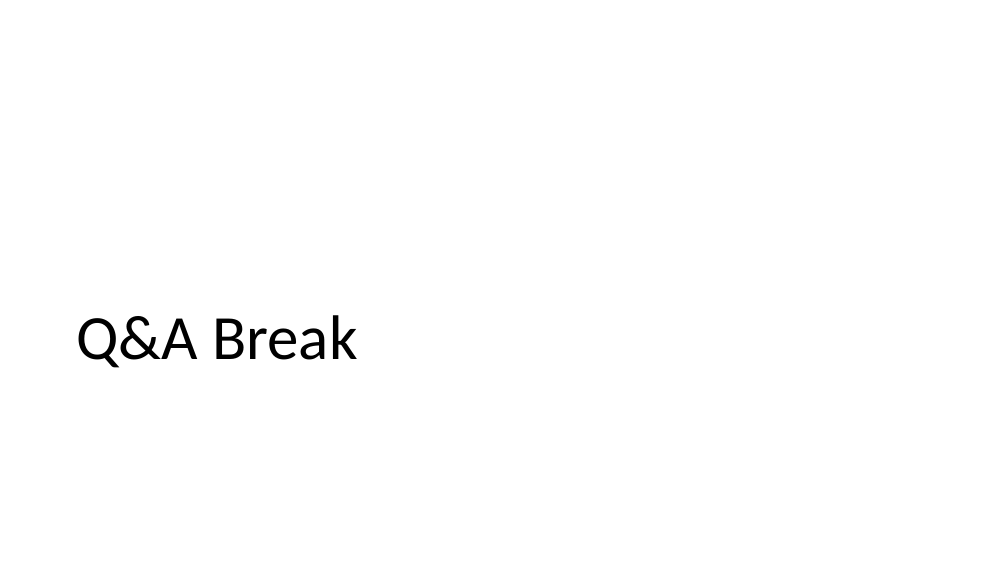
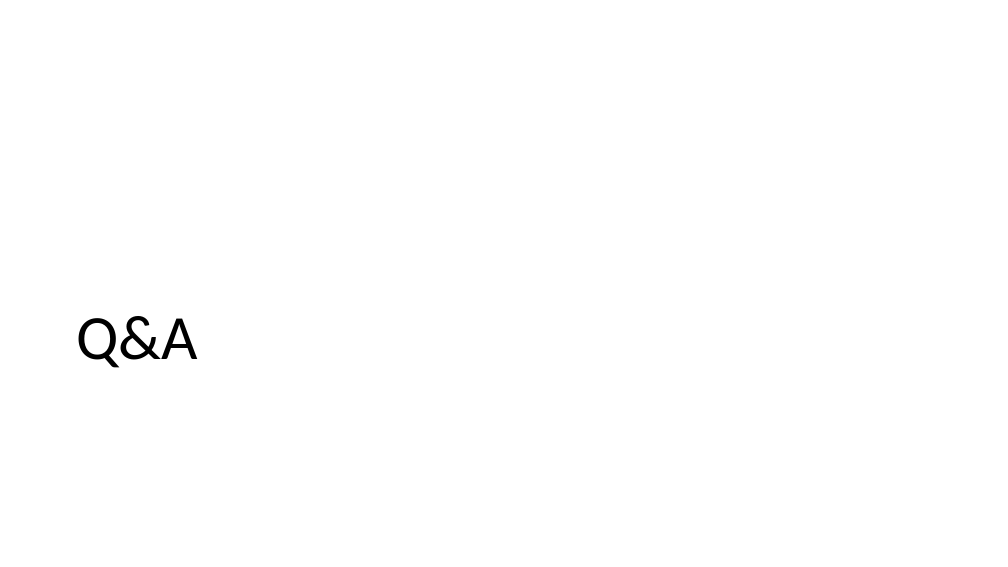
Before and after one commit to iancooper/Presentations, a slide deck: slide 119 of TDD Rediscovered.pptx (slide 108 before the commit). Drawn at 1008x567 pixels with LibreOffice and Linux fonts; fonts in the diff are those of the drawing. Boxes give left, top, right and bottom in pixels: in the first picture for what was removed or moved away, otherwise in the second. Text is boxed around its words. In the diff, an @@ line names an element or a change of style, - is before the commit and + after.

```diff
--- a/TDD Rediscovered.pptx
+++ b/TDD Rediscovered.pptx
@@ title at [76,316,198,368]: text changed @@
-Q&A Break
+Q&A
```
Also in this commit, not shown: 1 other slide changed, 8 slides added, 6 slides removed.
